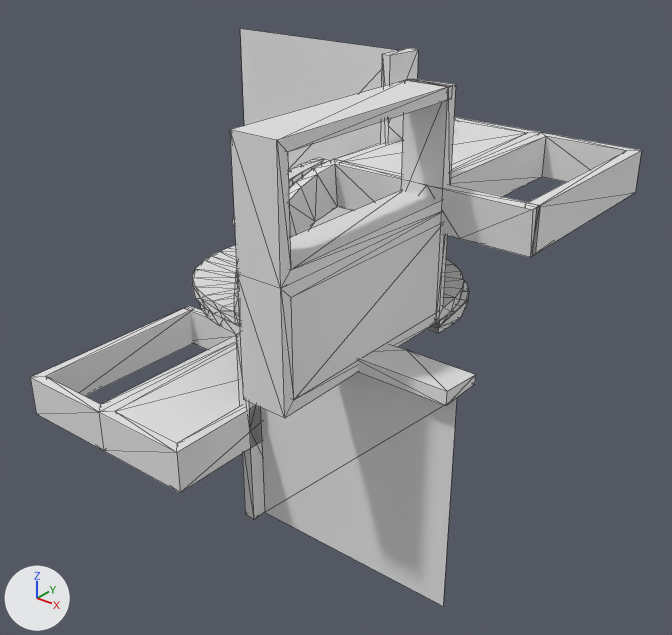
One commit to the OBJ model data/bmc/SET_4W2C/t_066.obj: the scene before it, then after it.
The view is the same before and after, from a 50 mm lens placed at (1.249, -1.541, 0.878), pointed at (0.03, -0.017, -0.067). The lights are fixed; the arrows at lower left show +X, +Y and +Z. Mesh edges are drawn as thin lines. Where no turn or scale is listed for an object, it has been applied to the vertices.

The first picture shows 't_066'.
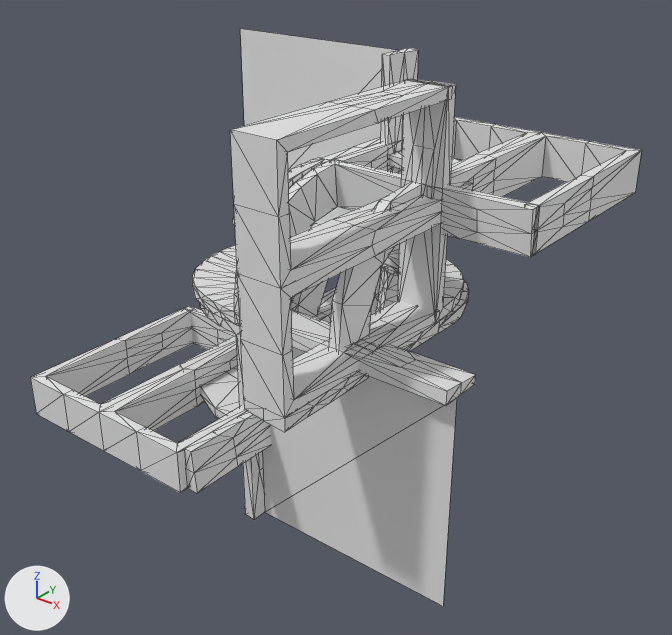
Location of each change, (x1, y1, x2, y2) in pixels of the pictures (672 x 635 px):
part 1 of me_t_066, added
    after: (31, 48, 641, 519)

The change in detail:
me_t_066 is used by ob_t_066; location (0.0, 0.0, 0.0).
me_t_066 had 556 vertices, 1068 faces and spanned x -0.5..0.5, y -0.5..0.5, z -0.5..0.5.
me_t_066 now has 1212 vertices, 2436 faces and spans x -0.5..0.5, y -0.5..0.5, z -0.5..0.5.
me_t_066 part 1: 656 vertices added at x -0.5..0.5, y -0.5..0.5, z -0.5..0.5.
